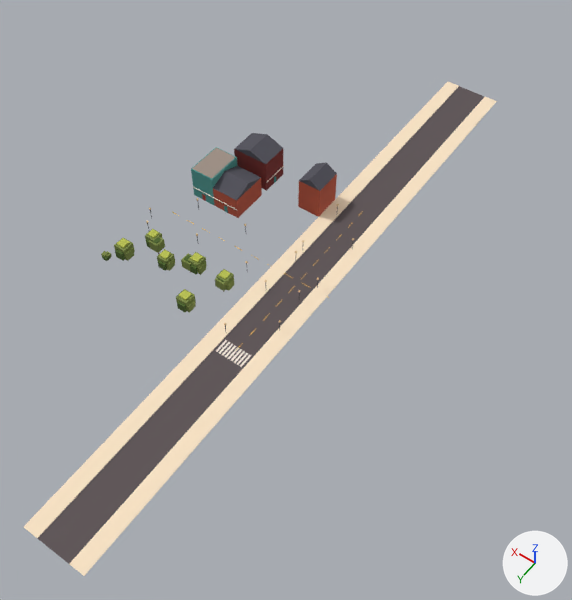
The glTF model newcity/chunk_-2_0.glb, before and after one commit.
Camera for both pictures: a camera (50 mm lens) standing at (-195.0, 88.0, 173.0) and looking at (-109.0, -32.0, -15.0). Every picture has the same lights, and +X, +Y and +Z are marked at lower right. The first picture is the older version. Vertices at exactly the same position are counted once.

The first picture shows 'chunk_-2_0__building', 'chunk_-2_0__ground', 'chunk_-2_0__tree' and 1 more.
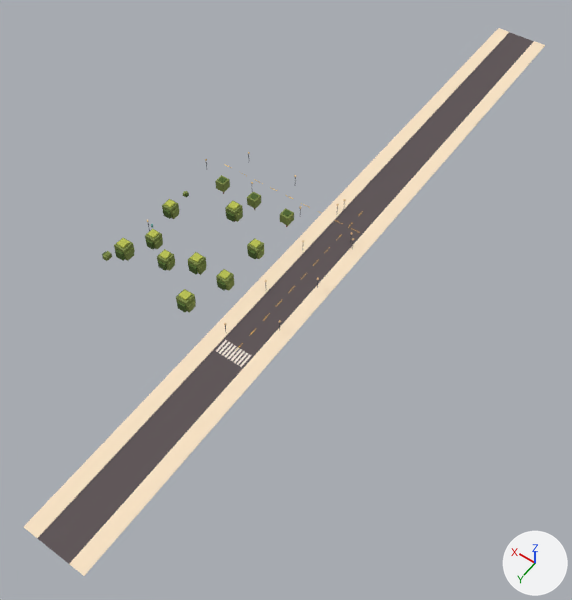
Boxes (x1, y1, x2, y2) around the edits, measured in the pictures (572 x 600 px; the box of a moved part takes in the faces that stretch with it):
'chunk_-2_0__ground', reshaped (10% wider, 11% taller): before (24, 82, 497, 576); after (24, 28, 545, 576)
'chunk_-2_0__building', deleted: before (191, 133, 337, 218)
    faces in mat_nc_roof_slate (dark grey #4f4e58): (213, 133, 337, 200)
    faces in mat_nc_brick (red #b5523b): (213, 174, 337, 218)
    faces in mat_nc_brick_deep (dark red #772926): (234, 149, 283, 191)
    faces in mat_nc_teal (cyan #4f9a94): (191, 147, 237, 205)
    faces in mat_nc_roof (brown #9e8f84): (192, 148, 235, 179)
'chunk_-2_0__tree', reshaped (44% wider, 64% taller): before (101, 229, 234, 313); after (102, 175, 294, 313)
part 2 of me_trunk53, added: after (247, 238, 264, 256)
part 3 of me_trunk53, added: after (257, 247, 264, 259)
part 4 of me_trunk53, added: after (225, 201, 243, 221)
part 5 of me_trunk53, added: after (235, 210, 243, 222)
part 6 of me_trunk53, added: after (162, 199, 179, 218)
part 7 of me_trunk53, added: after (171, 208, 179, 219)
part 8 of me_trunk53, moved or reshaped: before (215, 277, 226, 291); after (280, 208, 294, 226)
part 9 of me_trunk53, moved or reshaped: before (181, 253, 192, 272); after (247, 192, 261, 209)
part 10 of me_trunk53, moved or reshaped: before (149, 237, 165, 253); after (215, 175, 230, 192)
part 11 of me_trunk53, added: after (248, 249, 257, 259)
part 12 of me_trunk53, added: after (226, 211, 235, 222)
part 13 of me_trunk53, added: after (163, 209, 171, 219)
part 14 of me_trunk53, moved or reshaped (not visible before): after (282, 210, 292, 217)
part 15 of me_trunk53, moved or reshaped: before (184, 255, 191, 262); after (249, 193, 259, 200)
part 16 of me_trunk53, moved or reshaped: before (151, 238, 161, 244); after (218, 177, 227, 183)
part 17 of me_trunk53, added: after (228, 201, 239, 210)
part 18 of me_trunk53, added: after (164, 199, 175, 208)
part 19 of me_trunk53, added: after (250, 239, 261, 248)

Patch to the scene script:
```diff
--- a/newcity/chunk_-2_0.glb.py
+++ b/newcity/chunk_-2_0.glb.py
@@ me_walk_charles_a @@
 # used by ob_chunk__2_0__ground; location = (0.0, 0.0, 0.0)
-me_walk_charles_a.from_pydata(...)  # 260 vertices, 396 faces; spans x -125.0..-68.0, y -135.0..65.0, z 0.0
+me_walk_charles_a.from_pydata(...)  # 260 vertices, 396 faces; spans x -125.0..-68.0, y -175.0..65.0, z 0.0
+# me_walk_charles_a part 1: all 10 vertices in x -124.0..-106.0, y -135.0, z 0.0 are moved by (0.0, -40.0, 0.0)
+# other edits to the shape of me_walk_charles_a do not show in these pictures
 me_walk_charles_a.materials.append(mat_nc_path_cream_light)
@@ me_trunk53 @@
 # used by ob_chunk__2_0__tree; location = (0.0, 0.0, 0.0)
-me_trunk53.from_pydata(...)  # 504 vertices, 792 faces; spans x -102.3..-63.7, y -18.5..-1.5, z 0.0..7.0
+me_trunk53.from_pydata(...)  # 720 vertices, 1128 faces; spans x -102.3..-63.7, y -46.7..-1.5, z 0.0..7.0
+# me_trunk53 part 2: a new loose piece, a box spanning x -101.7..-98.3, y -31.7..-28.3, z 2.5..5.9, in mat_nc_canopy_mid (green #7b8a44)
+# me_trunk53 part 3: a new loose piece, a box spanning x -102.3..-99.8, y -30.9..-28.4, z 2.5..4.9, in mat_nc_canopy_mid (green #7b8a44)
+# me_trunk53 part 4: a new loose piece, a box spanning x -87.8..-84.2, y -39.8..-36.2, z 2.6..6.2, in mat_nc_canopy_mid (green #7b8a44)
+# me_trunk53 part 5: a new loose piece, a box spanning x -88.5..-85.8, y -38.9..-36.3, z 2.6..5.2, in mat_nc_canopy_mid (green #7b8a44)
+# me_trunk53 part 6: a new loose piece, a box spanning x -71.7..-68.3, y -29.7..-26.3, z 2.5..5.9, in mat_nc_canopy_mid (green #7b8a44)
+# me_trunk53 part 7: a new loose piece, a box spanning x -72.3..-69.8, y -28.9..-26.4, z 2.5..4.9, in mat_nc_canopy_mid (green #7b8a44)
+# me_trunk53 part 8: the loose piece of 8 vertices spanning x -101.5..-98.5, y -16.5..-13.5, z 2.6..5.7 is moved by (0.0, -30.2, 0.0)
+# me_trunk53 part 9: the loose piece of 8 vertices spanning x -89.5..-86.5, y -16.5..-13.5, z 2.6..5.7 is moved by (0.0, -30.2, 0.0)
+# me_trunk53 part 10: the loose piece of 8 vertices spanning x -77.5..-74.5, y -16.5..-13.5, z 2.6..5.7 is moved by (0.0, -30.2, 0.0)
+# me_trunk53 part 11: a new loose piece, a box spanning x -101.5..-99.1, y -30.0..-27.6, z 2.6..5.0, in mat_nc_canopy_dark (dark green #4a6326)
+# me_trunk53 part 12: a new loose piece, a box spanning x -87.6..-85.1, y -38.0..-35.5, z 2.7..5.2, in mat_nc_canopy_dark (dark green #4a6326)
+# me_trunk53 part 13: a new loose piece, a box spanning x -71.5..-69.1, y -28.0..-25.6, z 2.6..5.0, in mat_nc_canopy_dark (dark green #4a6326)
+# me_trunk53 part 14: the loose piece of 8 vertices spanning x -101.0..-99.0, y -16.0..-14.0, z 3.9..5.8 is moved by (0.0, -30.2, 0.0)
+# me_trunk53 part 15: the loose piece of 8 vertices spanning x -89.0..-87.0, y -16.0..-14.0, z 3.9..5.8 is moved by (0.0, -30.2, 0.0)
+# me_trunk53 part 16: the loose piece of 8 vertices spanning x -77.0..-75.0, y -16.0..-14.0, z 3.9..5.8 is moved by (0.0, -30.2, 0.0)
+# me_trunk53 part 17: 16 vertices added at x -87.1..-84.6, y -40.5..-36.9, z 2.6..6.7
+# me_trunk53 part 18: 16 vertices added at x -71.1..-68.7, y -30.4..-27.0, z 2.5..6.3
+# me_trunk53 part 19: 8 vertices added at x -101.1..-98.8, y -31.2..-29.0, z 4.1..6.3
+# other edits to the shape of me_trunk53 do not show in these pictures
 me_trunk53.materials.append(mat_nc_trunk)
@@ ob_chunk__2_0__building @@
-ob_chunk__2_0__building = bpy.data.objects.new('chunk_-2_0__building', me_bld_beacon_n0)
-ob_chunk__2_0__building.location = (0.0, 0.0, 0.0)
```
